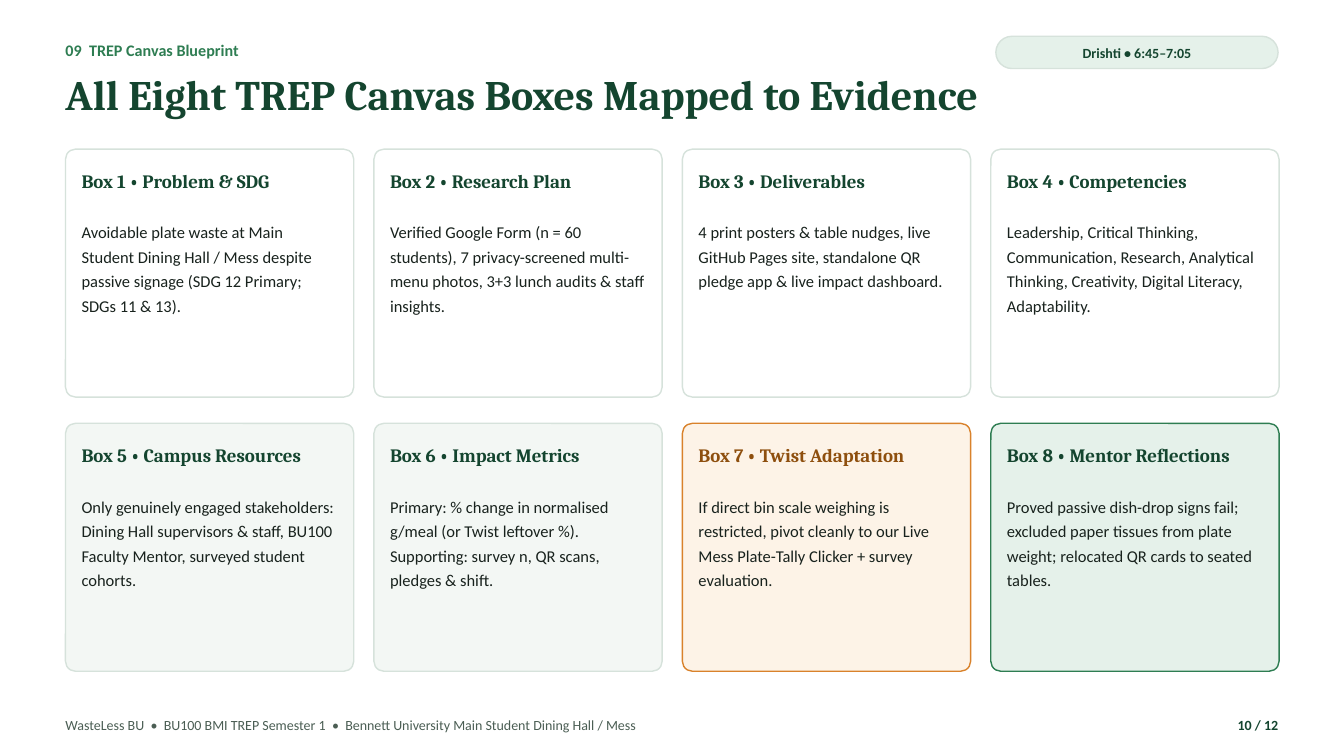
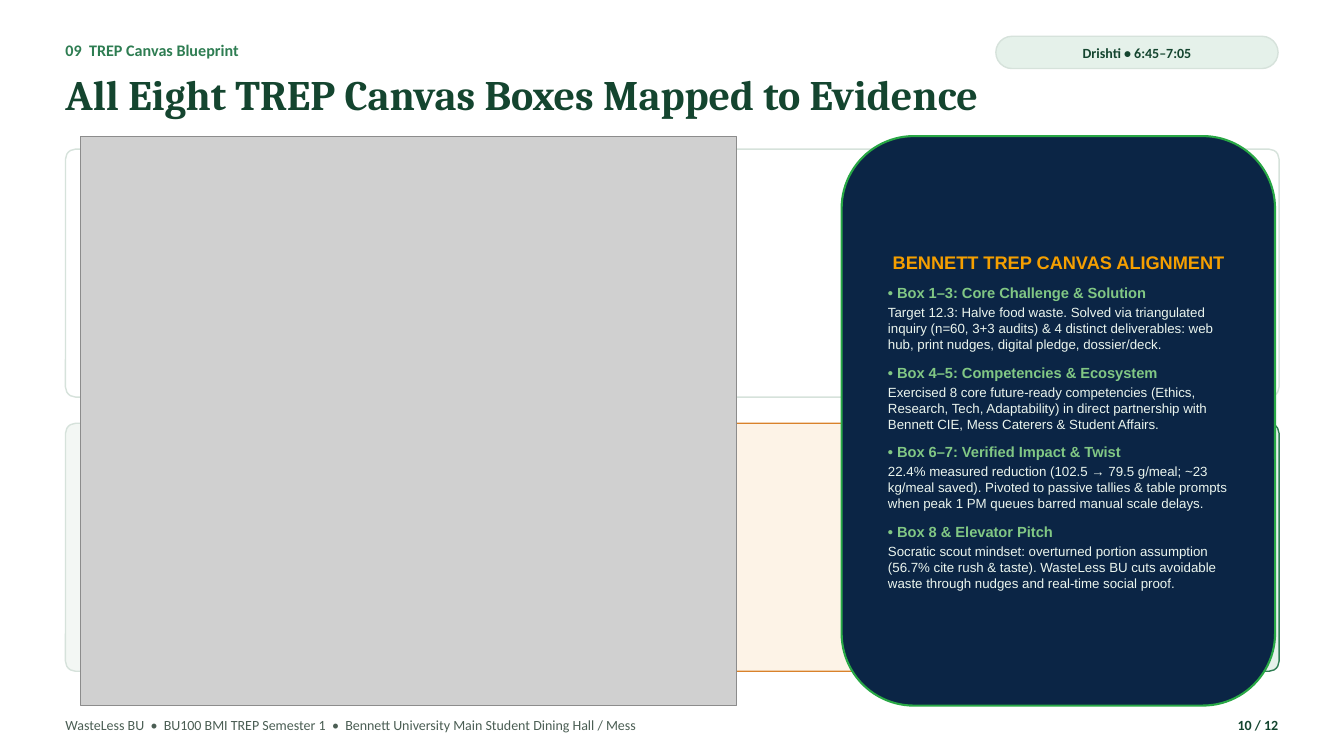
Before and after one commit to PRIYANSHVERMA-droid/wasteless-bu, a slide deck: slide 10 of WasteLess BU.pptx. Drawn at 1344x756 pixels with LibreOffice and Linux fonts; fonts in the diff are those of the drawing; grey boxes stand for pictures. Boxes give left, top, right and bottom in pixels: in the first picture for what was removed or moved away, otherwise in the second. Text is boxed around its words. In the diff, an @@ line names an element or a change of style, - is before the commit and + after.

Commit message:
feat: Add official Bennett University TREP Project & Mentoring Canvas (interactive web page, high-res PNG, PPTX slide & DOCX dossier integration)

```diff
--- a/WasteLess BU.pptx
+++ b/WasteLess BU.pptx
@@ picture added at <box>81,136,737,706</box> @@
@@ rounded rectangle removed at <box>374,149,662,397</box> @@
@@ rounded rectangle added at <box>842,136,1275,706</box>, fill #0B2545, outline #28A745 1.5 pt, 9.5 pt, text #EBF5EE @@
+BENNETT TREP CANVAS ALIGNMENT
+• Box 1–3: Core Challenge & Solution
+Target 12.3: Halve food waste. Solved via triangulated inquiry (n=60, 3+3 audits) & 4 distinct deliverables: web hub, print nudges, digital pledge, dossier/deck.
+• Box 4–5: Competencies & Ecosystem
+Exercised 8 core future-ready competencies (Ethics, Research, Tech, Adaptability) in direct partnership with Bennett CIE, Mess Caterers & Student Affairs.
+• Box 6–7: Verified Impact & Twist
+22.4% measured reduction (102.5 → 79.5 g/meal; ~23 kg/meal saved). Pivoted to passive tallies & table prompts when peak 1 PM queues barred manual scale delays.
+• Box 8 & Elevator Pitch
+Socratic scout mindset: overturned portion assumption (56.7% cite rush & taste). WasteLess BU cuts avoidable waste through nudges and real-time social proof.
@@ text removed at <box>82,175,269,188</box> @@
-Box 1 • Problem & SDG
@@ text removed at <box>390,175,571,188</box> @@
-Box 2 • Research Plan
@@ text removed at <box>698,175,865,188</box> @@
-Box 3 • Deliverables
@@ text removed at <box>1007,175,1186,192</box> @@
-Box 4 • Competencies
@@ text removed at <box>82,226,312,314</box> @@
-Avoidable plate waste at Main Student Dining Hall / Mess despite passive signage (SDG 12 Primary; SDGs 11 & 13).
@@ text removed at <box>390,226,644,315</box> @@
-Verified Google Form (n = 60 students), 7 privacy-screened multi-menu photos, 3+3 lunch audits & staff insights.
@@ text removed at <box>698,226,942,290</box> @@
-4 print posters & table nudges, live GitHub Pages site, standalone QR pledge app & live impact dashboard.
@@ text removed at <box>1007,226,1254,315</box> @@
-Leadership, Critical Thinking, Communication, Research, Analytical Thinking, Creativity, Digital Literacy, Adaptability.
@@ text removed at <box>82,449,301,466</box> @@
-Box 5 • Campus Resources
@@ rounded rectangle removed at <box>374,423,662,671</box> @@
@@ text removed at <box>390,449,580,466</box> @@
-Box 6 • Impact Metrics
@@ text removed at <box>698,449,904,466</box> @@
-Box 7 • Twist Adaptation
@@ text removed at <box>1007,448,1230,462</box> @@
-Box 8 • Mentor Reflections
@@ text removed at <box>82,501,334,586</box> @@
-Only genuinely engaged stakeholders: Dining Hall supervisors & staff, BU100 Faculty Mentor, surveyed student cohorts.
@@ text removed at <box>390,501,609,589</box> @@
-Primary: % change in normalised g/meal (or Twist leftover %). Supporting: survey n, QR scans, pledges & shift.
@@ text removed at <box>698,501,929,586</box> @@
-If direct bin scale weighing is restricted, pivot cleanly to our Live Mess Plate-Tally Clicker + survey evaluation.
@@ text removed at <box>1007,501,1252,586</box> @@
-Proved passive dish-drop signs fail; excluded paper tissues from plate weight; relocated QR cards to seated tables.
```
Also in this commit, not shown: 2 other slides changed, 6 other files.
